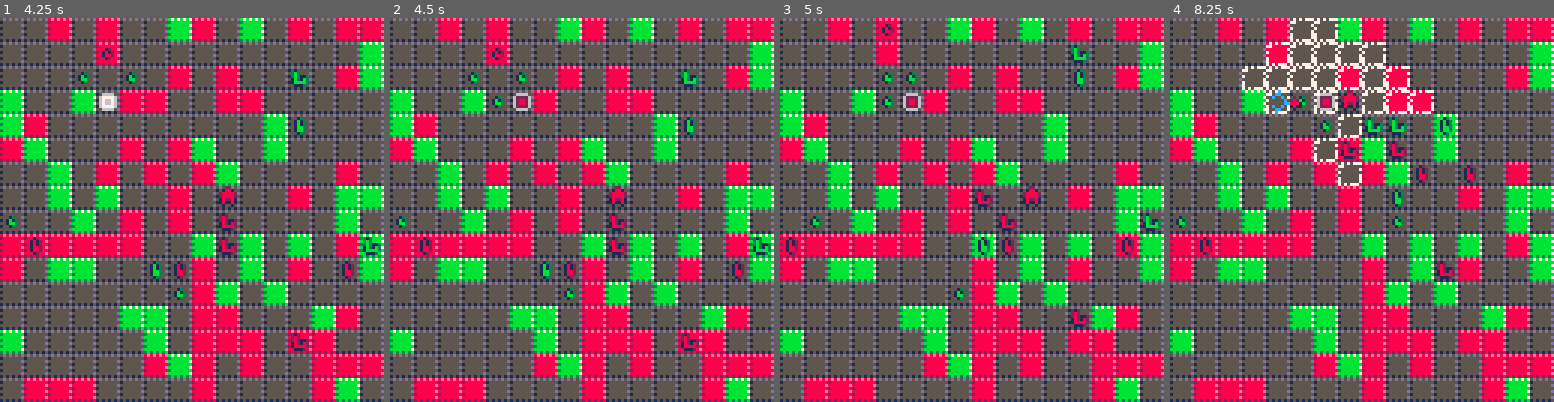
Above: before the commit, frames 1-4 (left to right).
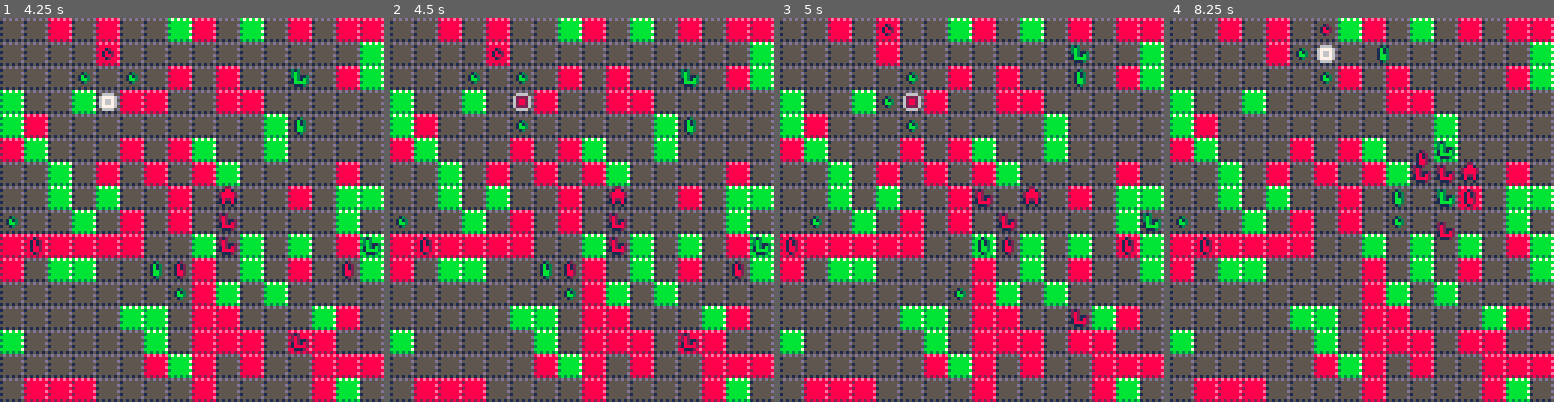
Above: after the commit, the same moments.

Repository: jcwilk/dv_prototype
Game: PICO-8 cartridge divproto.p8
Same seed, same stepped clock (60 frames per second), same inputs: the game is played once before the commit and once after it.
Inputs:
- Up to frame 1 (4.25 s): tap X (X key) at 0.33, 1.07, 1.85, 2.97, 4.08 s; tap O (Z key) at 0.7, 1.7, 2.1, 2.5, 2.9, 3.3, 3.7, 4.1 s; hold Right 1.6-2.1 s; hold Up 2.15-2.42 s; hold Right 2.47-3.03 s; hold Left 3.08-3.58 s; hold Down 3.63-3.97 s; hold Right from 4.02 s (still down)
- Up to frame 2 (4.5 s): keep holding Right
- Up to frame 3 (5 s): tap O (Z key) at 4.5, 4.9 s; release Right at 4.68 s; hold Up from 4.73 s (still down)
- Up to frame 4 (8.25 s): release Up at 5.03 s; hold Left 5.08-5.68 s; tap X (X key) at 5.2, 6.32, 7.43 s; tap O (Z key) every 0.4 s from 5.3 to 8.1 s; hold Down 5.73-6.03 s; hold Right 6.08-6.58 s; hold Right 6.63-7.13 s; hold Up 7.18-7.45 s; hold Right 7.5-8.07 s; hold Left from 8.12 s (still down)

Frame 1 is identical in both runs. In frame 2, 0.1% of the frame differs, in the area x 26-36%, y 20-30%; in frame 3, 0.1%; in frame 4, 5.8%, in the area x 18-81%, y 0-68%.

Commit message:
Capture like in go and allow boosting friends

Diff:
--- a/divproto.p8
+++ b/divproto.p8
@@ -536,10 +536,7 @@
   x=tile_x+attack_dirs[i][1]
   y=tile_y+attack_dirs[i][2]
   if is_valid_move(x,y,shoot_col) then
-   mob = mobs.by_coord[x][y]
-   if (not mob) or mob.col != shoot_col then
-	   ret[i]={x,y,shoot_col,i}
-	  end
+   ret[i]={x,y,shoot_col,i}
   end
  end
 
@@ -707,6 +704,53 @@
  return moves
 end
 
+function get_captured(x,y)
+ local mob=mobs.by_coord[x][y]
+ if not mob then
+  return {}
+ end
+
+ local captures={}
+ local seen={}
+ local captured=true
+ local col=mob.col
+ local function helper(x,y)
+  if not seen[x] then
+   seen[x]={}
+  end
+  if seen[x][y] then
+   return false
+  end
+  seen[x][y]=true
+
+  if not is_valid_move(x,y,col) then
+   return false
+  end
+
+  local mob=mobs.by_coord[x][y]
+  if not mob then
+   if player.x==x and player.y==y and player.col!=col then
+    return false
+   else
+    return true
+   end
+  end
+
+  if mob.col != col then
+   return false
+  end
+
+  add(captures,mob)
+
+  return helper(x-1,y) or helper(x,y-1) or helper(x+1,y) or helper(x,y+1)
+ end
+
+ if helper(x,y) then
+  return {}
+ else
+  return captures
+ end
+end
 -->8
 //thanks! https://www.lexaloffle.com/bbs/?tid=2477
 function sort(a,cmp)
@@ -989,6 +1033,28 @@
     mob.move_to(sortables[1].move)
    end
   end)
+
+  add(anims.after_all,function()
+	  local i=1
+	  local captures
+	  while(i <= #all_visible) do
+	   mob=all_visible[i]
+	   captures=get_captured(mob.x,mob.y)
+	   if #captures > 0 then
+	    for j=1,#captures do
+	     mob=captures[j]
+	     del(all_visible,mob)
+	     del(mobs.all,mob)
+	     mobs.by_coord[mob.x][mob.y]=false
+	     tiles.by_coord[mob.x][mob.y].col=mob.col
+	     tiles.by_coord[mob.x][mob.y].count+=mob.count
+	    end
+	    sfx(4)
+	   else
+	    i+=1
+	   end
+	  end
+	 end)
  end,
  draw=function()
   local mobspr
@@ -1006,7 +1072,7 @@
     mobspr=7
    elseif mob.count==3 then
     mobspr=8
-   elseif mob.count==4 then
+   elseif mob.count>=4 then
     mobspr=9
    end
    spr(mobspr,mob.x*8,mob.y*8)
@@ -1035,6 +1101,15 @@
  end
  mob.cancel_out=function(target)
   make_tween2(mob,"x","y",target.x,target.y,mob_spd).after=function()
+   if mob.col == target.col then
+				target.count+=mob.count
+
+    del(mobs.all,mob)
+    mobs.by_coord[mob.x][mob.y]=false
+    mobs.by_coord[target.x][target.y]=target
+    return
+   end
+
    mob_count=mob.count-target.count
    target_count=target.count-mob.count
    mob.count=mob_count
@@ -1064,7 +1139,7 @@
    mobs.by_coord[x][y]=mob
    make_tween2(mob,"x","y",x,y,mob_spd)
    return mob
-  elseif mobs.by_coord[x][y].col != mob.col then
+  else
    add(mobs.all,mob)
    mob.cancel_out(mobs.by_coord[x][y])
    mobs.by_coord[x][y]=mob
